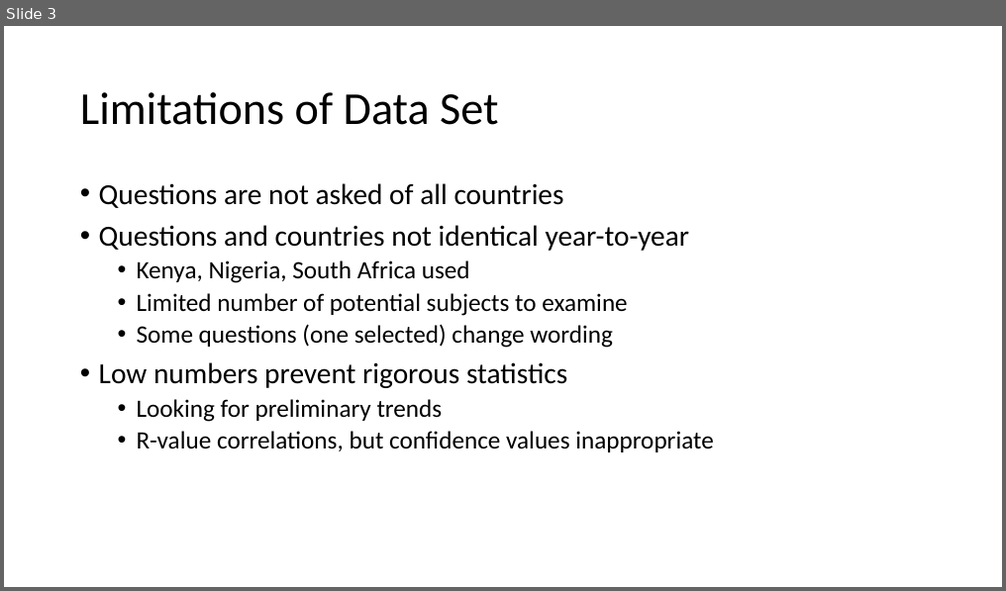
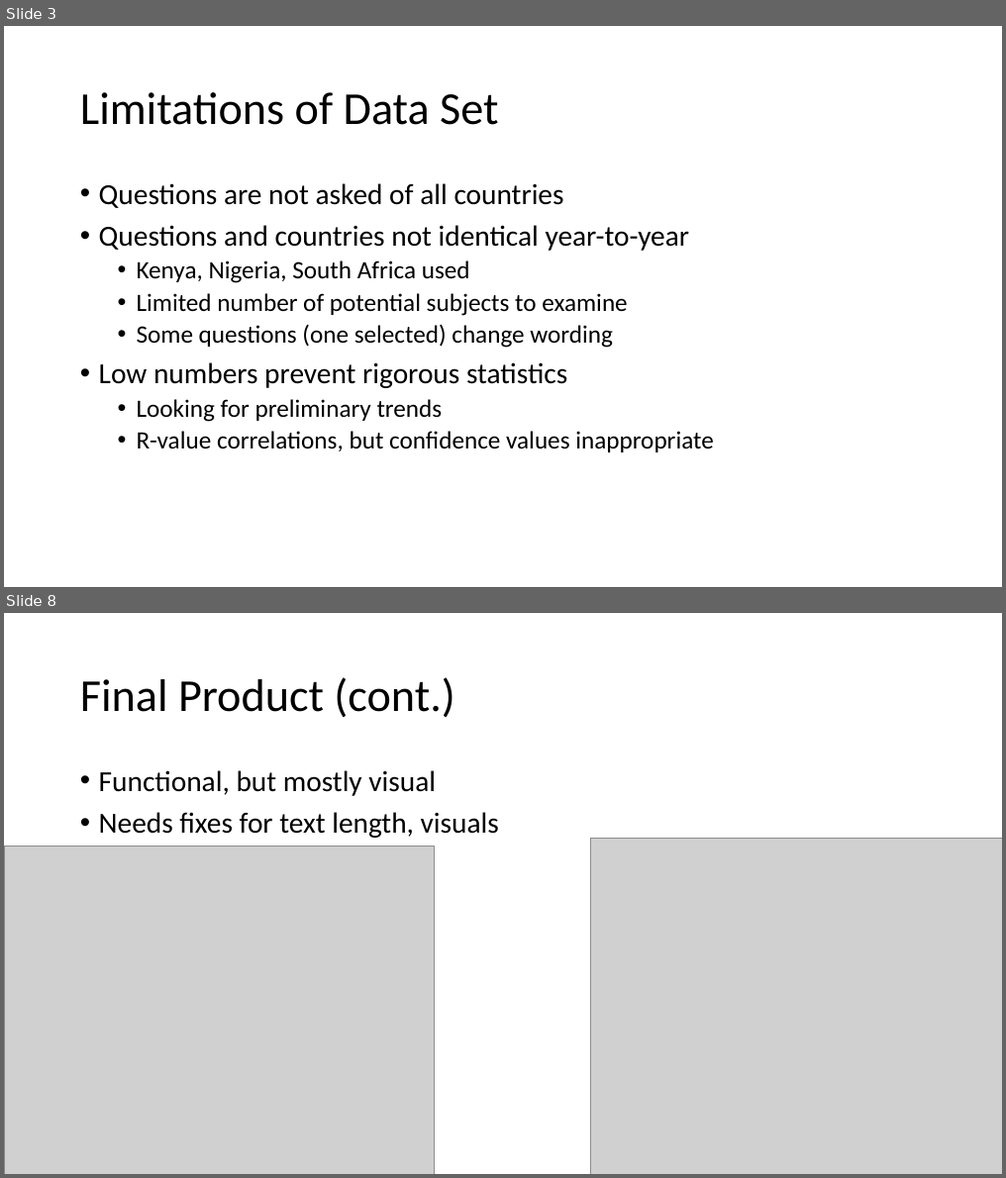
Before and after one commit to BIOF309/10-final-project-R-Mayers, a slide deck: BIOF309 Presentation.pptx. Shown one above the other, each under a label of ours: slide 3 before the commit, slides 3 and 8 after it; the slides between them are not shown. The pictures are 1006x591 and 1006x1178 pixels, drawn with LibreOffice and Linux fonts; fonts in the diff are those of the drawing; grey boxes stand for pictures. Boxes give left, top, right and bottom in pixels: in the first picture for what was removed or moved away, otherwise in the second. Text is boxed around its words. In the diff, an @@ line names an element or a change of style, - is before the commit and + after.

```diff
--- a/BIOF309 Presentation.pptx
+++ b/BIOF309 Presentation.pptx
@@ slide 8 added at bbox=[4, 613, 1002, 1174], background #FFFFFF @@
@@ title added at bbox=[80, 677, 455, 718], 44 pt, text #000000 @@
+Final Product (cont.)
@@ text added at bbox=[99, 770, 499, 838], 28 pt, text #000000 @@
+• Functional, but mostly visual
+• Needs fixes for text length, visuals
@@ picture added at bbox=[4, 847, 435, 1174] @@
@@ picture added at bbox=[590, 839, 1002, 1174] @@
```
Also in this commit, not shown: 3 slides changed, 2 other slides added, 2 slides removed, 4 other files.
